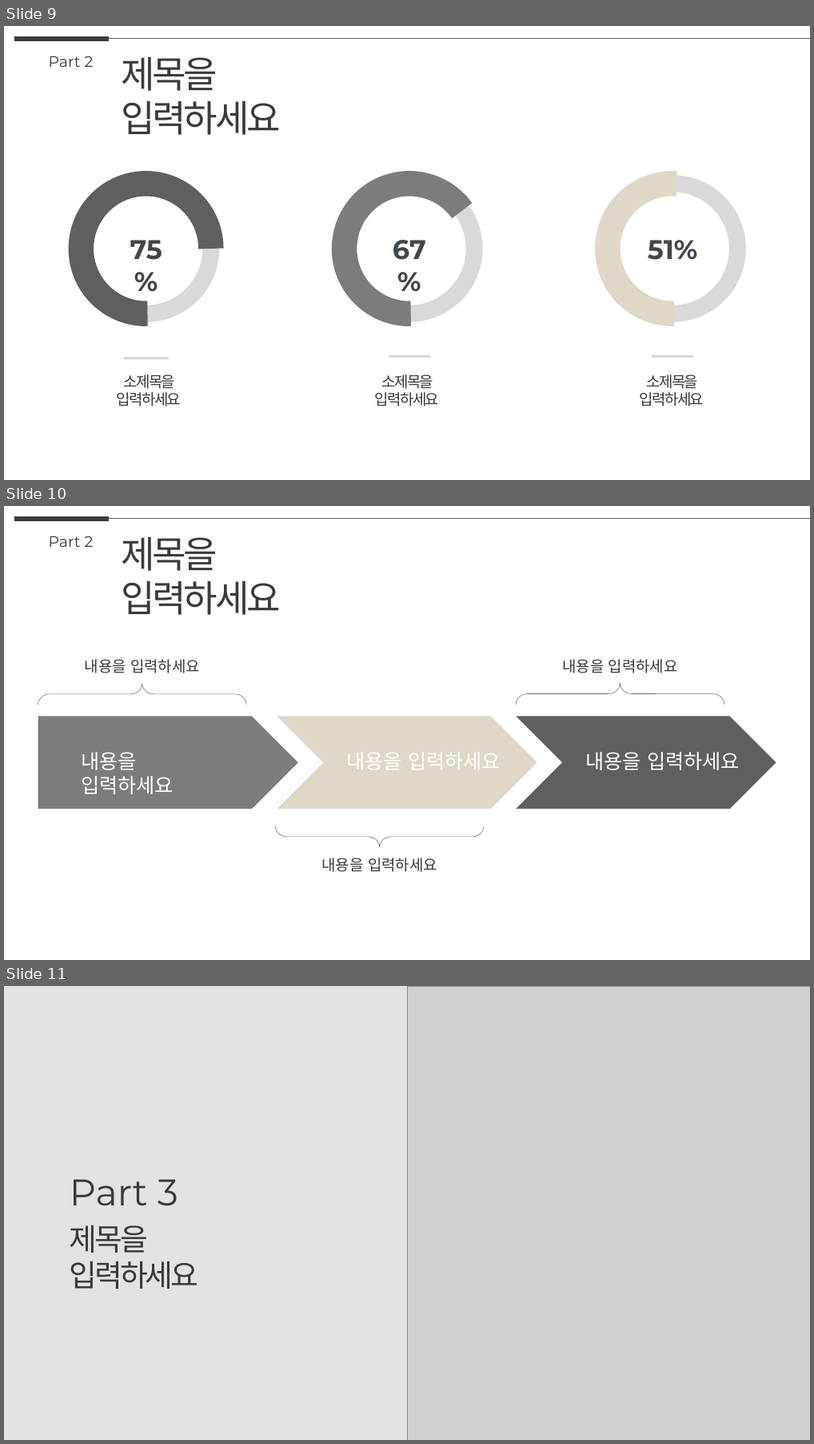
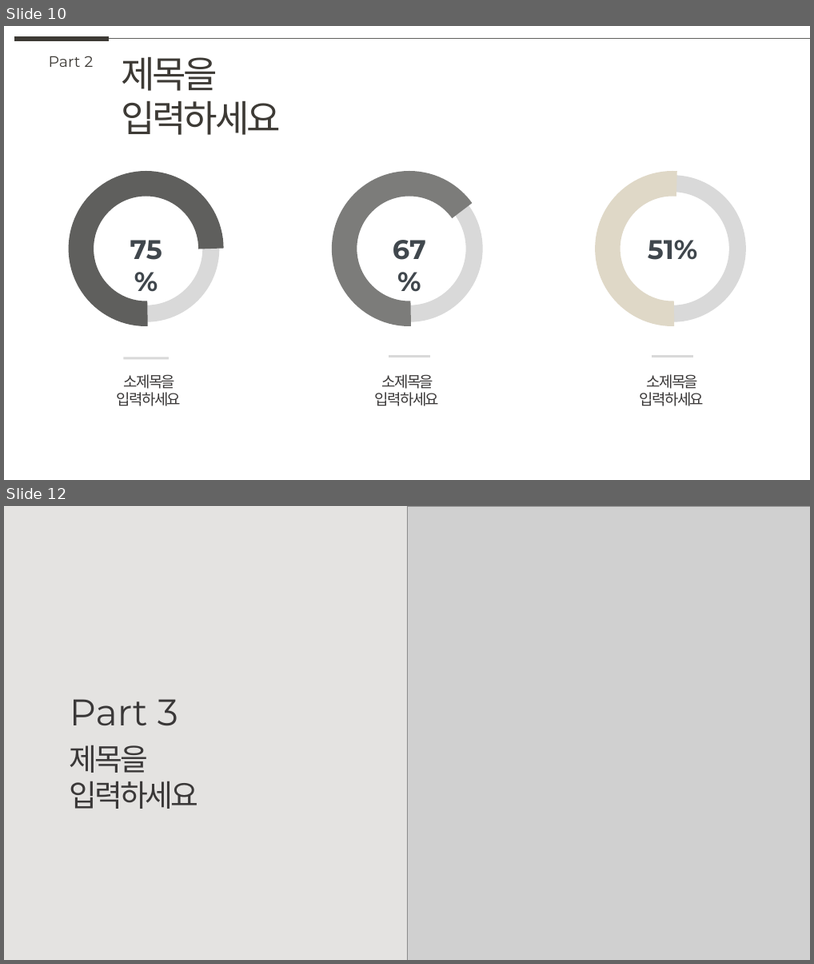
Before and after one commit to ostrichick/MaruProject, a slide deck: 20220929_teamA.pptx. Shown one above the other, each under a label of ours: slides 9, 10 and 11 before the commit, slides 10 and 12 after it; the slides between them are not shown. The pictures are 814x1444 and 814x964 pixels, drawn with LibreOffice and Linux fonts; fonts in the diff are those of the drawing; grey boxes stand for pictures. Boxes give left, top, right and bottom in pixels: in the first picture for what was removed or moved away, otherwise in the second. Text is boxed around its words. In the diff, an @@ line names an element or a change of style, - is before the commit and + after.

```diff
--- a/20220929_teamA.pptx
+++ b/20220929_teamA.pptx
@@ slide 10 removed at (4, 506, 810, 960), background #FFFFFF @@
@@ line removed from (14, 519) to (110, 519) @@
@@ line removed from (110, 519) to (810, 519) @@
@@ text removed at (49, 536, 94, 547) @@
-Part 2
@@ text removed at (121, 536, 281, 615) @@
-제목을 입력하세요
@@ text removed at (85, 659, 200, 673) @@
-내용을 입력하세요
@@ text removed at (562, 659, 678, 673) @@
-내용을 입력하세요
@@ left brace removed at (38, 684, 246, 704) @@
@@ left brace removed at (516, 684, 725, 704) @@
@@ pentagon arrow removed at (38, 716, 298, 808) @@
@@ chevron removed at (278, 716, 538, 808) @@
@@ chevron removed at (516, 716, 777, 808) @@
@@ text removed at (81, 752, 174, 794) @@
-내용을 입력하세요
@@ text removed at (347, 752, 501, 770) @@
-내용을 입력하세요
@@ text removed at (586, 752, 740, 770) @@
-내용을 입력하세요
@@ left brace removed at (276, 826, 484, 847) @@
@@ text removed at (322, 857, 438, 872) @@
-내용을 입력하세요
@@ what was slide 9 is now slide 10 @@
@@ what was slide 11 is now slide 12 @@
```
Also in this commit, not shown: 2 slides changed, 3 slides added, 1 other slide removed, 4 other files.
